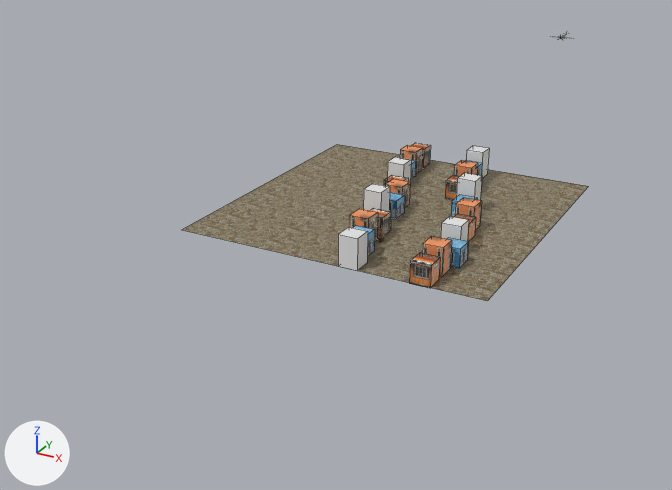
The Blender file spitfire-airplane/spitfire-airplane.blend as it was, and as the next commit left it.
Camera for both pictures: a camera (50 mm lens) standing at (39.5, -85.4, 36.6) and looking at (-7.2, -0.6, -5.8). The axes (+X, +Y, +Z) are drawn at lower left. The lights are the same throughout. The first picture is the older version. Mesh edges are drawn as thin lines on the coarser meshes.

Before the edit, the objects in view are built like this:
```python
ob_cube_018 = bpy.data.objects.new('Cube.018', me_cube_020)
ob_cube_018.location = (10.1, -15.6, 0.0)
ob_cube_018.rotation_euler = (0.0, 0.0, 4.712)  # degrees (0, 0, 270)
ob_cube_018.scale = (1.0, 1.0, 1.11)
ob_cube_021 = bpy.data.objects.new('Cube.021', me_cube_023)
ob_cube_021.location = (4.0, 13.2, 0.2)
ob_cube_021.rotation_euler = (0.0, 0.0, 4.712)  # degrees (0, 0, 270)
ob_cube_021.scale = (1.0, 1.0, 1.59)
ob_cube_022 = bpy.data.objects.new('Cube.022', me_cube_024)
ob_cube_022.location = (4.7, 5.5, 0.1)
ob_cube_022.rotation_euler = (0.0, 0.0, 4.712)  # degrees (0, 0, 270)
ob_cube_022.scale = (1.0, 1.0, 1.03)
ob_cube_023 = bpy.data.objects.new('Cube.023', me_cube_025)
ob_cube_023.location = (4.6, 8.1, 0.1)
ob_cube_023.rotation_euler = (0.0, 0.0, 4.712)  # degrees (0, 0, 270)
ob_cube_023.scale = (1.0, 1.0, 1.5)
ob_plane = bpy.data.objects.new('Plane', me_plane_001)
ob_plane.location = (0.0, 0.0, 0.0)
# also in view: 'Cube.001' at (-0.1, -4.9, 1.9); 'Cube.009' at (2.8, -15.5, 1.6)
```
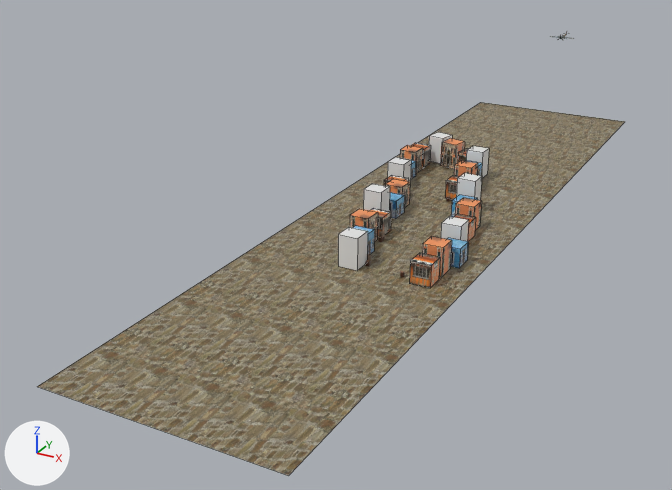
The change, as a list of edits to the scene's bpy script:
```text
Change ob_plane:
    ob_plane.location: (0.0, 0.0, 0.0) -> (3.2, 0.0, 0.0)
    ob_plane.scale: (1.0, 1.0, 1.0) -> (0.652, 2.75, 1.0)
Add ob_cube_027:
    ob_cube_027 = bpy.data.objects.new('Cube.027', me_cube_025.copy())  # the mesh of ob_cube_023
    ob_cube_027.location = (0.1, 15.2, 0.1)
    ob_cube_027.rotation_euler = (0.0, 0.0, 6.09)  # degrees (0, 0, 349)
    ob_cube_027.scale = (1.0, 1.0, 1.5)
Add ob_cube_026:
    ob_cube_026 = bpy.data.objects.new('Cube.026', me_cube_024.copy())  # the mesh of ob_cube_022
    ob_cube_026.location = (2.3, 15.4, 0.1)
    ob_cube_026.rotation_euler = (0.0, 0.0, 6.09)  # degrees (0, 0, 349)
    ob_cube_026.scale = (1.0, 1.0, 1.03)
Add ob_cube_025:
    ob_cube_025 = bpy.data.objects.new('Cube.025', me_cube_023.copy())  # the mesh of ob_cube_021
    ob_cube_025.location = (-1.9, 16.2, 0.2)
    ob_cube_025.rotation_euler = (0.0, 0.0, 6.09)  # degrees (0, 0, 349)
    ob_cube_025.scale = (1.0, 1.0, 1.59)
```

Location of each change, (x1, y1, x2, y2) in pixels of the pictures (672 x 490 px):
'Plane', moved, rescaled (45% wider, 137% taller): before (182, 144, 588, 301); after (37, 102, 625, 476)
'Cube.027', added (brown): after (440, 138, 465, 169)
'Cube.025', added: after (429, 132, 452, 164)
'Cube.026', added (mostly hidden): after (458, 148, 469, 162)
